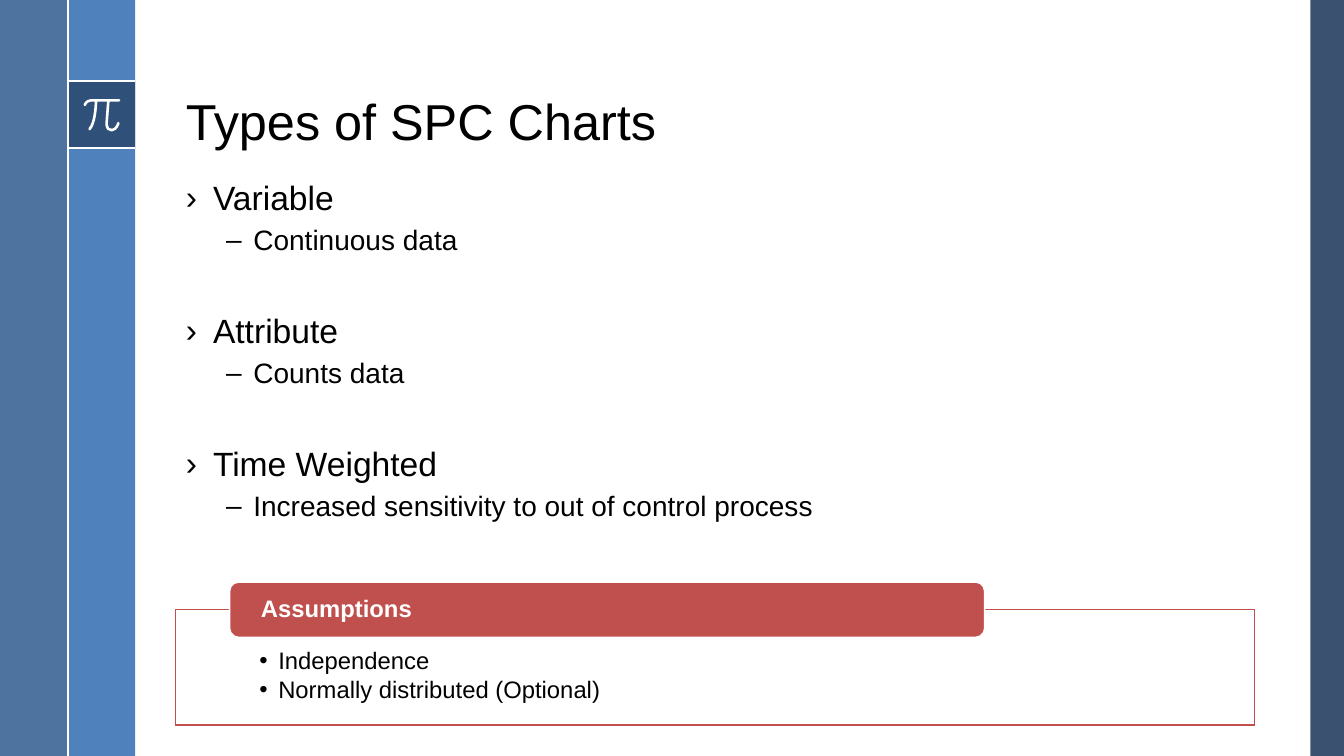
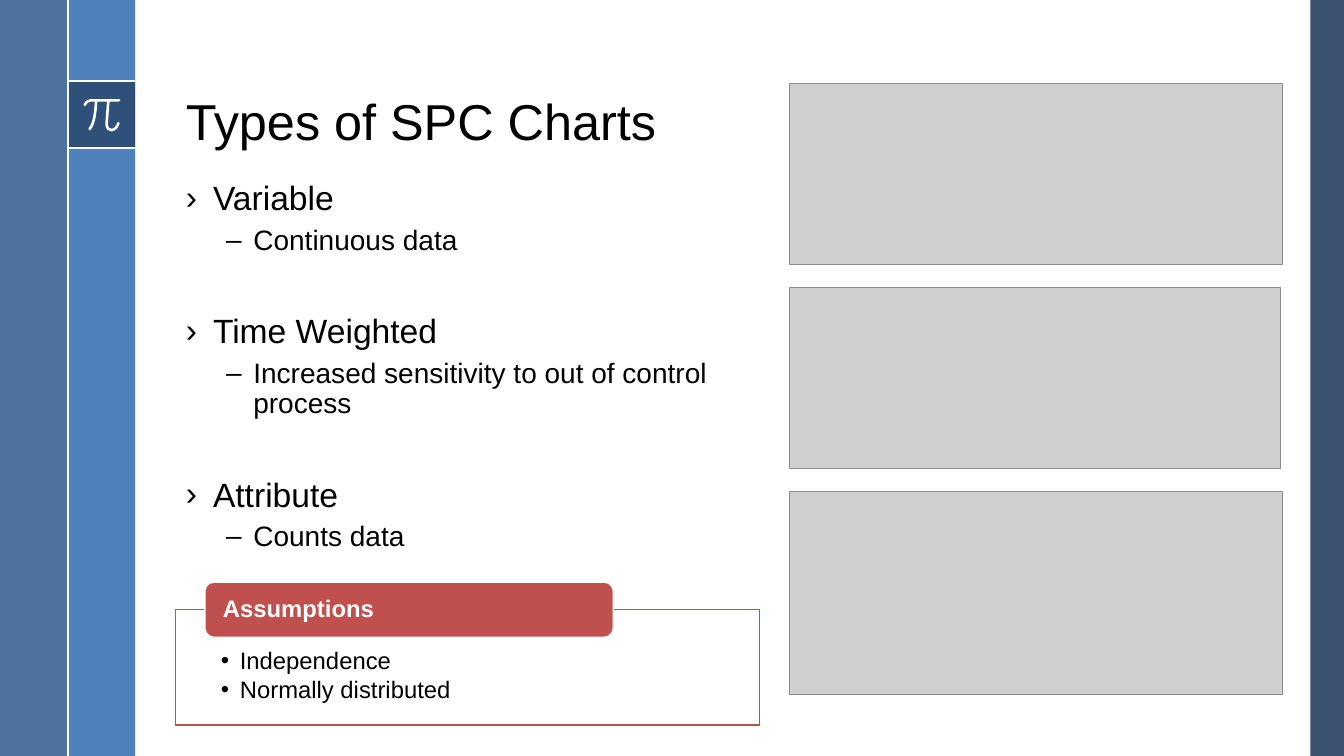
Before and after one commit to howewenann/spc_charts, a slide deck: slide 5 of reports/Statistical Process Control.pptx. Drawn at 1344x756 pixels with LibreOffice and Linux fonts; fonts in the diff are those of the drawing; grey boxes stand for pictures. Boxes give left, top, right and bottom in pixels: in the first picture for what was removed or moved away, otherwise in the second. Text is boxed around its words. In the diff, an @@ line names an element or a change of style, - is before the commit and + after.

```diff
--- a/reports/Statistical Process Control.pptx
+++ b/reports/Statistical Process Control.pptx
@@ picture added at <box>790,84,1284,265</box> @@
@@ picture added at <box>790,287,1281,469</box> @@
@@ text at <box>213,318,706,418</box>: paragraphs added @@
+› Time Weighted
+  – Increased sensitivity to out of control process
@@ text at <box>213,451,812,521</box>: paragraphs removed @@
-› Time Weighted
-  – Increased sensitivity to out of control process
@@ picture added at <box>790,491,1284,695</box> @@
@@ rounded rectangle: place and size @@
-rounded rectangle at <box>230,582,985,637</box>
+rounded rectangle at <box>205,582,613,637</box>
@@ text "Assumptions": place and size @@
-text "Assumptions" at <box>261,599,412,622</box>
+text "Assumptions" at <box>223,599,374,622</box>
@@ rectangle: place and size @@
-rectangle at <box>175,610,1254,725</box>
+rectangle at <box>175,610,759,725</box>
@@ text at <box>240,680,450,703</box>: text changed @@
-  • Normally distributed (Optional)
+  • Normally distributed
```
Also in this commit, not shown: 11 other slides changed, 9 slides added, 2 slides removed, 9 other files.
